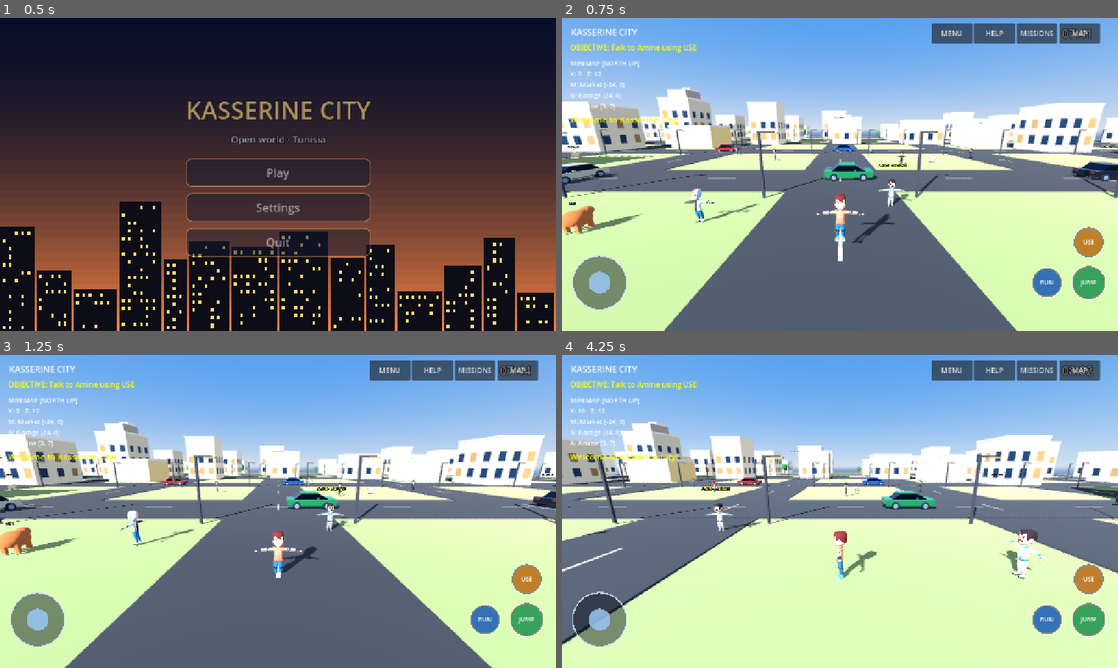
Above: before the commit, frames 1-4 (two rows, left to right).
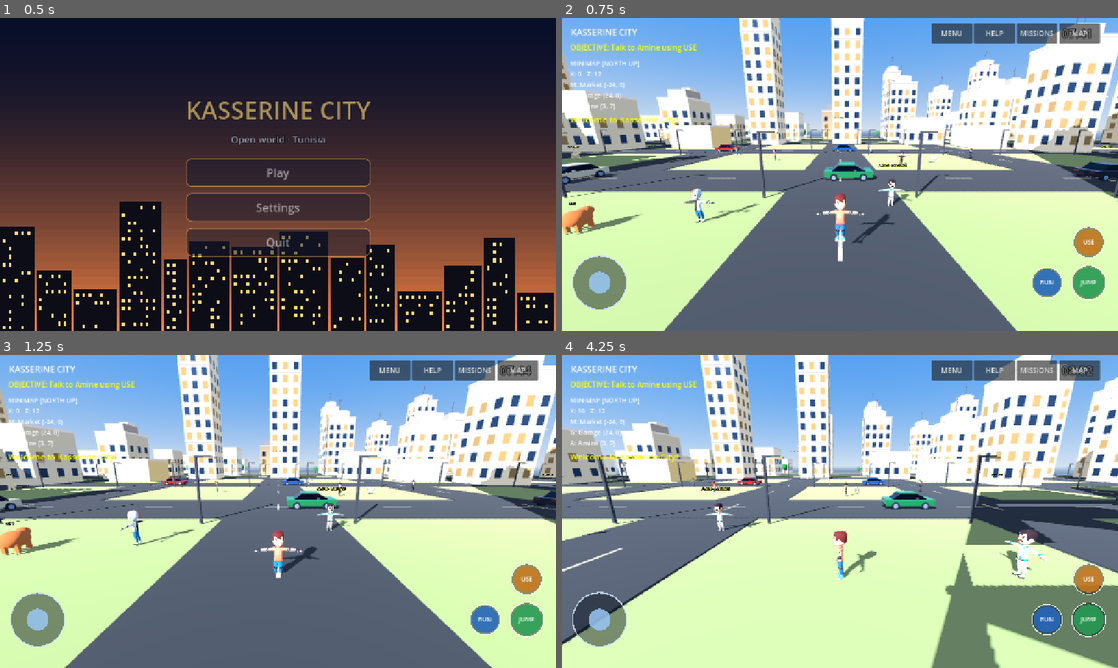
Above: after the commit, the same moments.

Repository: Gass-OS/Kasserine-City
Game: Godot game, scene res://menu.tscn
The game is run twice, just before and just after one commit, with the same random seed, the same clock (stepped at 60 frames per second) and the same inputs.
Inputs (mouse positions are in pixels of both pictures, inside the frame that each line leads up to):
- Up to frame 1 (0.5 s): no input
- Up to frame 2 (0.75 s): click "Play" at 0.5 s
- Up to frame 3 (1.25 s): no input
- Up to frame 4 (4.25 s): move the mouse to (962, 495) at 1.27 s; hold D 1.28-2 s; click (962, 495) at 1.42 s; tap Space at 1.52 s; drag from (728, 527) to (812, 574) at 2.02 s; move the mouse to (895, 442) at 2.77 s; hold D 2.78-3.5 s; drag from (812, 574) to (673, 464) at 3.52 s

Frame 1 is identical in both runs. In frame 2, 15% of the frame differs, in the area x 0-100%, y 0-59%; in frame 3, 15%; in frame 4, 23%, in the area x 0-100%, y 0-100%.

Commit message:
Stage 3a: skyline with tall towers

Diff:
--- a/scripts/world.gd
+++ b/scripts/world.gd
@@ -89,7 +89,10 @@
             var cz = z * 24.0 + rng.randf_range(-4, 4)
             var w = rng.randf_range(7.0, 11.0)
             var d = rng.randf_range(7.0, 11.0)
-            var h = rng.randf_range(4.0, 13.0)
+            var h = rng.randf_range(5.0, 13.0)
+            var k = fmod(absf(sin(float(x) * 12.9898 + float(z) * 78.233)) * 43758.5453, 1.0)
+            if maxf(absf(x), absf(z)) >= 2 and k > 0.4:
+                h += (k - 0.4) * 45.0
             _box(self, Vector3(w, h, d), Vector3(cx, h / 2.0, cz), palette[rng.randi_range(0, palette.size() - 1)], true)
             _add_windows(cx, cz, w, d, h)
 
